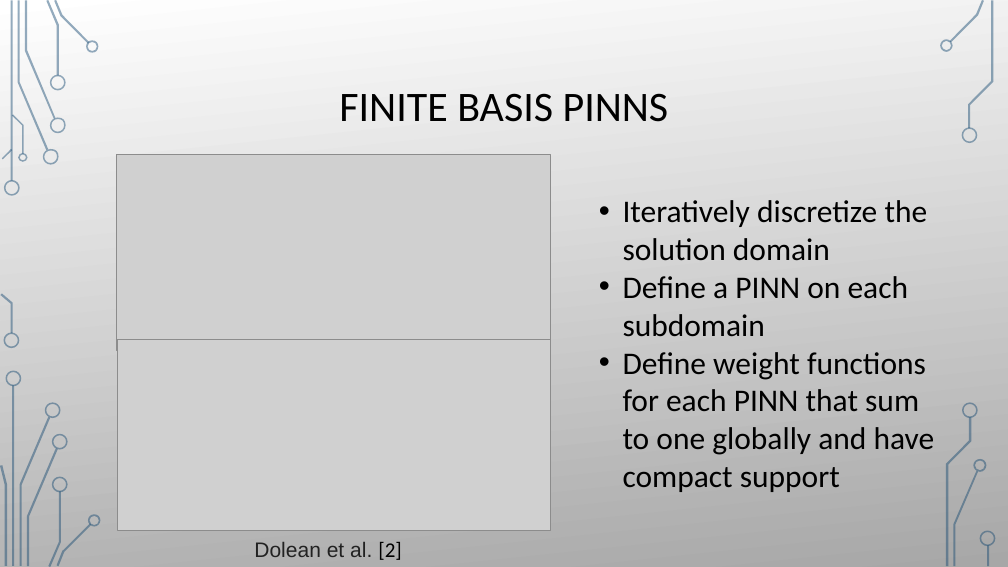
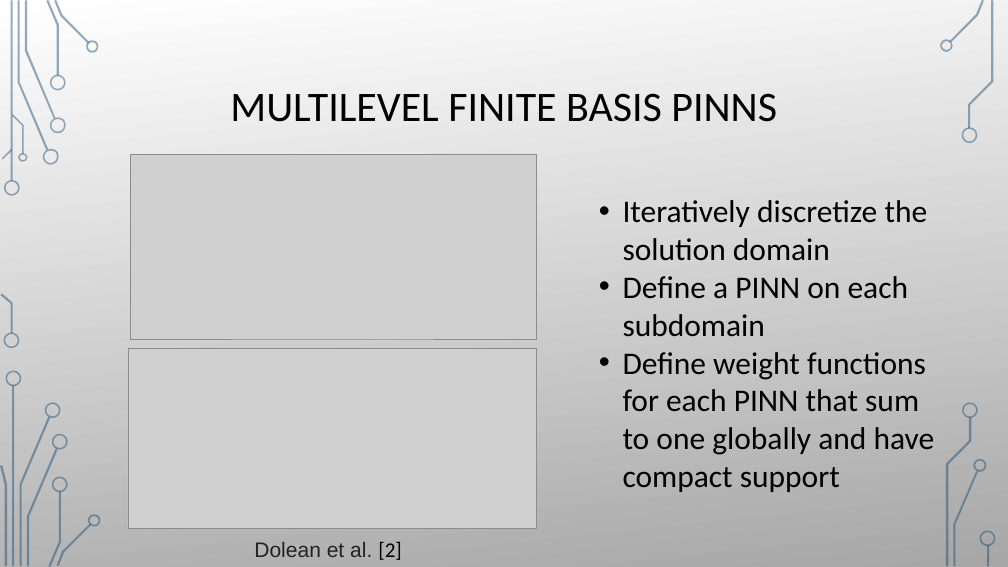
Before and after one commit to damienbeecroft/pnnl_research, a slide deck: slide 7 of MFFBPINNs.pptx (slide 6 before the commit). Drawn at 1008x567 pixels with LibreOffice and Linux fonts; fonts in the diff are those of the drawing; grey boxes stand for pictures; background and template pictures are left out. Boxes give left, top, right and bottom in pixels: in the first picture for what was removed or moved away, otherwise in the second. Text is boxed around its words. In the diff, an @@ line names an element or a change of style, - is before the commit and + after.

```diff
--- a/MFFBPINNs.pptx
+++ b/MFFBPINNs.pptx
@@ title at box(230, 93, 777, 122): text changed @@
-FINITE BASIS PINNS
+MULTILEVEL FINITE BASIS PINNS
@@ picture: place and size @@
-picture at box(116, 154, 551, 351)
+picture at box(130, 155, 536, 340)
@@ picture: place and size @@
-picture at box(117, 340, 551, 531)
+picture at box(128, 348, 536, 529)
```
Also in this commit, not shown: 8 other slides changed, 2 slides added, 14 other files.
